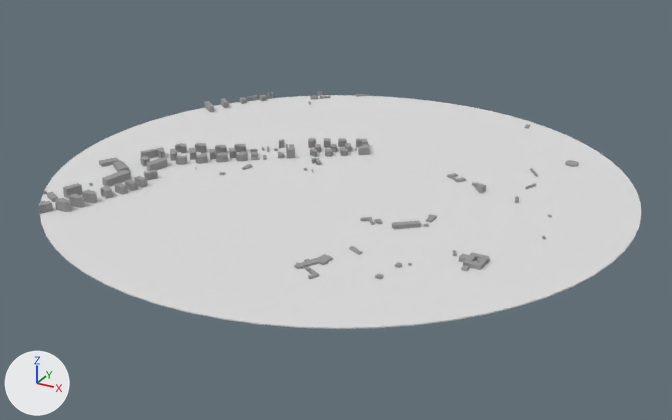
The glTF model public/media/scene.gltf: old version first, new version second.
Before and after are seen from a 50 mm lens placed at (987.0, -1569.0, 726.0), pointed at (124.0, 1.0, -59.0). Lighting does not change. The marker at lower left points along +X, +Y and +Z. Vertices at the same position are counted once.

Objects in the first picture: 'Buildings', 'Ground'.
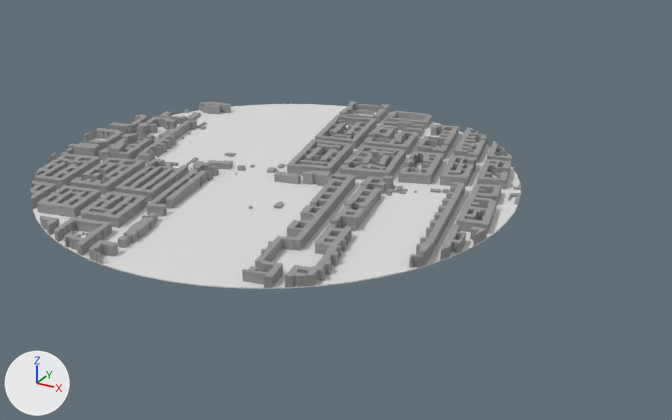
Where the change shows, as pixel boxes [x1, y1, x2, y2] in the pictures (672 x 420 px):
'Ground', mesh rescaled (19% narrower, 21% shorter): before [40, 95, 641, 329]; after [33, 104, 521, 289]
'Buildings', reshaped (13% narrower): before [38, 91, 603, 279]; after [31, 101, 521, 288]
part 1 of me_mesh_0, deleted: before [38, 91, 603, 279]
part 2 of me_mesh_0, built on: before [55, 144, 466, 212]; after [31, 101, 521, 288]

What the commit changed:
me_mesh_0 is used by ob_buildings; location (0.0, 0.0, 0.0).
me_mesh_0 had 2179 vertices, 4008 faces and spanned x -426.0..585.0, y -408.0..595.0, z 0.0..20.0.
me_mesh_0 now has 13260 vertices, 28856 faces and spans x -510.0..489.0, y -512.0..492.0, z 0.0..40.0.
me_mesh_0 part 1: 81 loose pieces with 1639 vertices, spanning x -426.0..585.0, y -408.0..595.0, z 0.0..20.0, are deleted.
me_mesh_0 part 2: 4 vertices moved within x -319.0..-221.0, y -149.0..-22.0, z 0.0; 517 vertices removed from x -343.0..353.0, y -378.0..172.0, z 0.0..20.0; 13237 vertices added at x -510.0..489.0, y -512.0..492.0, z 0.0..40.0.
me_mesh_1 has 128 vertices, 252 faces and spans x -488.0..723.0, y -575.0..637.0, z -2.0..0.0.
me_mesh_1 is used by ob_ground; location (0.0, 0.0, 0.0).
me_mesh_1 part 3: the whole mesh is scaled about its middle by (0.832, 0.832, 1), then moved by (-124.0, -41.0, 0.0).
